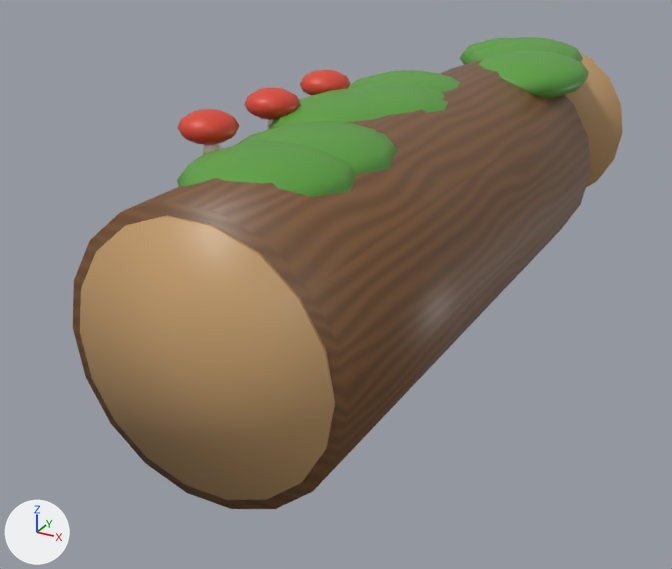
A saved change to the Blender file models/Zones/01_Pond/MossyLog/MossyLog.blend.
One viewpoint serves both versions: a 50 mm lens placed at (1.85, -4.33, 1.54), pointed at (-0.32, -0.39, -0.43). Arrows for +X, +Y and +Z are at lower left; the lights stay in place. The older version comes first.

Names of what the first picture shows: 'MossyLog'.
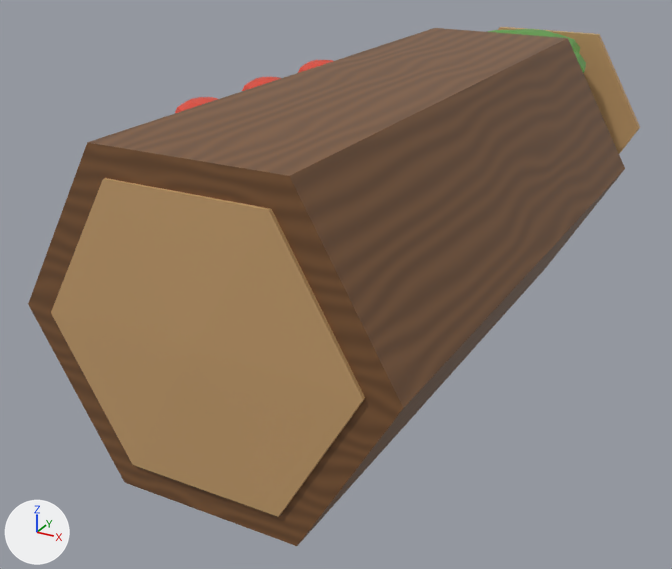
What the commit changed:
me_mossylog is used by ob_mossylog; location (0.0, 0.0, 0.0).
me_mossylog had 976 vertices, 1146 faces and spanned x -0.62..0.62, y -2.02..2.02, z -0.64..0.64.
me_mossylog now has 728 vertices, 840 faces and spans x -0.81..0.81, y -2.03..2.03, z -0.7..0.7.
me_mossylog part 1: a new loose piece, a UV sphere (10 segments, 6 rings, poles along z) spanning x -0.36..0.34, y 1.04..1.98, z 0.4..0.64, in mat_mossylog_mat (picture img_mossylog_texture).
me_mossylog part 2: a new loose piece, a UV sphere (10 segments, 6 rings, poles along z) spanning x -0.19..0.51, y 0.58..1.48, z 0.4..0.64, in mat_mossylog_mat (picture img_mossylog_texture).
me_mossylog part 3: a new loose piece, a UV sphere (10 segments, 6 rings, poles along z) spanning x -0.43..0.27, y 1.19..1.82, z 0.4..0.64, in mat_mossylog_mat (picture img_mossylog_texture).
me_mossylog part 4: the loose piece of 52 vertices spanning x -0.62..-0.36, y -1.32..-1.08, z 0.5..0.64 is moved by (-0.01, 0.0, 0.05).
me_mossylog part 5: the loose piece of 52 vertices spanning x -0.62..-0.36, y -0.82..-0.58, z 0.5..0.64 is moved by (-0.01, 0.0, 0.05).
me_mossylog part 6: the loose piece of 52 vertices spanning x -0.62..-0.36, y -0.32..-0.08, z 0.5..0.64 is moved by (-0.01, 0.0, 0.05).
me_mossylog part 7: the loose piece of 74 vertices spanning x -0.59..0.62, y -2.0..2.0, z -0.64..0.54 is rebuilt with 26 vertices and now spans x -0.81..0.81, y -2.0..2.0, z -0.7..0.7.
me_mossylog part 8: the loose piece of 74 vertices spanning x -0.54..0.56, y -2.02..-2.0, z -0.59..0.49 is rebuilt with 26 vertices and now spans x -0.68..0.67, y -2.03..-1.97, z -0.58..0.58.
me_mossylog part 9: the loose piece of 74 vertices spanning x -0.53..0.57, y 2.0..2.02, z -0.59..0.49 is rebuilt with 26 vertices and now spans x -0.67..0.68, y 1.97..2.03, z -0.58..0.58.
me_mossylog part 10: the loose piece of 34 vertices spanning x -0.51..-0.4, y -1.24..-1.16, z 0.24..0.55 is rebuilt with 26 vertices and now spans x -0.55..-0.39, y -1.28..-1.12, z 0.29..0.6.
me_mossylog part 11: the loose piece of 62 vertices spanning x -0.42..0.28, y 1.18..1.83, z 0.35..0.59 is deleted.
me_mossylog part 12: the loose piece of 62 vertices spanning x -0.39..0.31, y -1.54..-0.65, z 0.35..0.59 is deleted.
me_mossylog part 13: the loose piece of 62 vertices spanning x -0.17..0.53, y 0.55..1.5, z 0.35..0.59 is deleted.
me_mossylog part 14: the loose piece of 62 vertices spanning x -0.39..0.31, y -1.8..-1.05, z 0.35..0.59 is deleted.
me_mossylog part 15: the loose piece of 62 vertices spanning x -0.34..0.36, y 1.01..2.0, z 0.35..0.59 is deleted.
me_mossylog part 16: 186 vertices removed from x -0.57..0.22, y -0.93..0.54, z 0.35..0.59.
me_mossylog part 17: the surface is now shaded flat.
Other edits to the shape of me_mossylog do not show in these pictures.

Changed parts and their boxes (x1, y1, x2, y2) in the pictures (672 x 569 px; the box of a moved part takes in the faces that stretch with it):
'MossyLog', reshaped (11% wider, 10% taller): before (73, 37, 623, 509); after (28, 27, 640, 546)
part 1 of me_mossylog, added: after (514, 29, 580, 53)
part 2 of me_mossylog, added (mostly hidden): after (574, 51, 586, 73)
part 3 of me_mossylog, added (mostly hidden): after (487, 30, 520, 34)
part 4 of me_mossylog, moved or reshaped: before (177, 109, 239, 145); after (175, 97, 218, 113)
part 5 of me_mossylog, moved or reshaped (mostly hidden afterwards): before (244, 88, 300, 120); after (242, 77, 281, 91)
part 6 of me_mossylog, moved or reshaped: before (300, 70, 351, 96); after (298, 60, 333, 73)
part 7 of me_mossylog, rebuilt (15% wider, 15% taller): before (73, 59, 590, 509); after (28, 28, 625, 546)
part 8 of me_mossylog, rebuilt (23% wider, 19% taller): before (80, 215, 335, 500); after (51, 178, 365, 517)
part 9 of me_mossylog, rebuilt: before (565, 53, 623, 187); after (498, 27, 640, 154)
part 10 of me_mossylog, rebuilt (not visible afterwards): before (203, 144, 222, 154)
part 11 of me_mossylog, deleted (green): before (460, 38, 522, 65)
part 12 of me_mossylog, deleted (green): before (236, 121, 397, 174)
part 13 of me_mossylog, deleted (green): before (478, 50, 589, 98)
part 14 of me_mossylog, deleted (green): before (177, 140, 356, 197)
part 15 of me_mossylog, deleted (green): before (466, 37, 583, 64)
part 16 of me_mossylog, deleted (green): before (269, 70, 461, 130)
